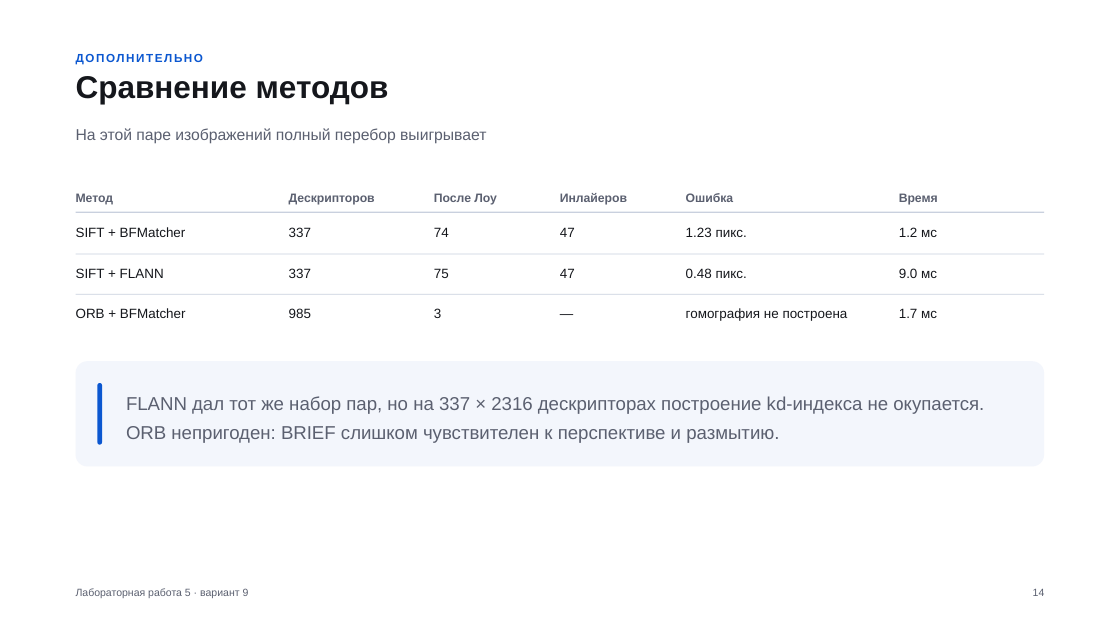
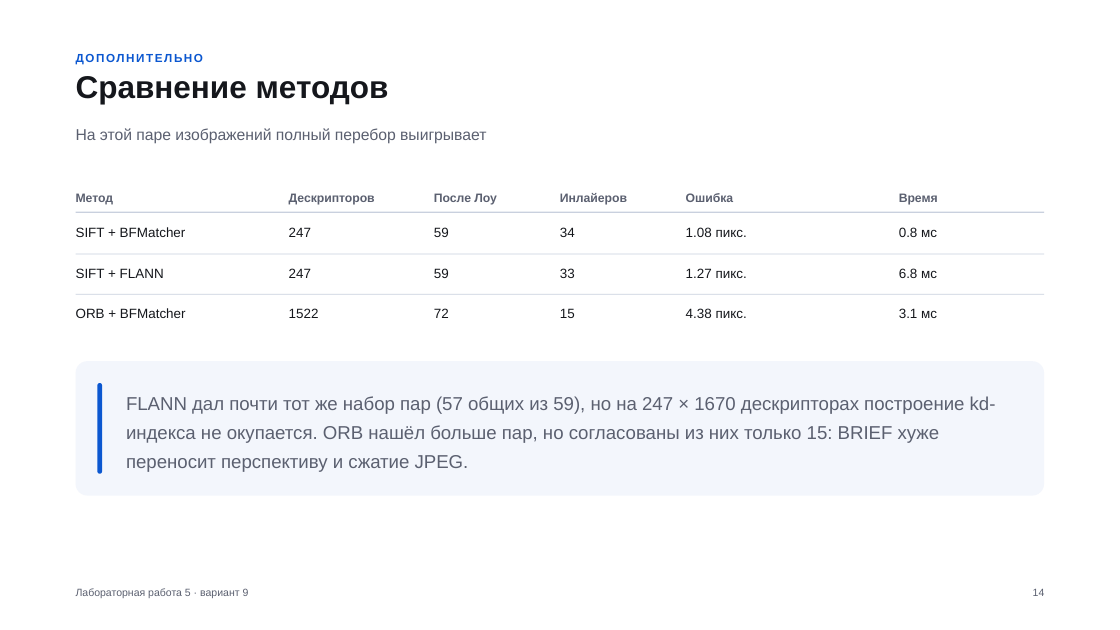
Before and after one commit to stepanshepilov/TSU_CV, a slide deck: slide 14 of lab5/Лабораторная_5_вариант_9.pptx. Drawn at 1120x630 pixels with LibreOffice and Linux fonts; fonts in the diff are those of the drawing. Boxes give left, top, right and bottom in pixels: in the first picture for what was removed or moved away, otherwise in the second. Text is boxed around its words. In the diff, an @@ line names an element or a change of style, - is before the commit and + after.

```diff
--- a/lab5/Лабораторная_5_вариант_9.pptx
+++ b/lab5/Лабораторная_5_вариант_9.pptx
@@ text at (289, 227, 311, 237): text changed @@
-337
+247
@@ text at (434, 227, 449, 237): text changed @@
-74
+59
@@ text at (560, 227, 575, 237): text changed @@
-47
+34
@@ text at (686, 227, 747, 237): text changed @@
-1.23 пикс.
+1.08 пикс.
@@ text at (899, 227, 937, 237): text changed @@
-1.2 мс
+0.8 мс
@@ text at (289, 268, 311, 278): text changed @@
-337
+247
@@ text at (434, 268, 449, 278): text changed @@
-75
+59
@@ text at (560, 268, 575, 278): text changed @@
-47
+33
@@ text at (686, 268, 747, 278): text changed @@
-0.48 пикс.
+1.27 пикс.
@@ text at (899, 268, 937, 278): text changed @@
-9.0 мс
+6.8 мс
@@ text at (289, 308, 319, 318): text changed @@
-985
+1522
@@ text at (434, 308, 449, 318): text changed @@
-3
+72
@@ text at (560, 308, 575, 318): text changed @@
-—
+15
@@ text at (686, 308, 747, 318): text changed @@
-гомография не построена
+4.38 пикс.
@@ text at (899, 308, 937, 318): text changed @@
-1.7 мс
+3.1 мс
@@ rounded rectangle: place and size @@
-rounded rectangle at (76, 361, 1044, 466)
+rounded rectangle at (76, 361, 1044, 496)
@@ rounded rectangle at (76, 361, 1044, 496): proportions changed @@
@@ rounded rectangle: place and size @@
-rounded rectangle at (97, 383, 103, 444)
+rounded rectangle at (97, 383, 103, 474)
@@ text at (126, 396, 996, 472): text changed @@
-FLANN дал тот же набор пар, но на 337 × 2316 дескрипторах построение kd-индекса не окупается. ORB непригоден: BRIEF слишком чувствителен к перспективе и размытию.
+FLANN дал почти тот же набор пар (57 общих из 59), но на 247 × 1670 дескрипторах построение kd-индекса не окупается. ORB нашёл больше пар, но согласованы из них только 15: BRIEF хуже переносит перспективу и сжатие JPEG.
```
Also in this commit, not shown: 13 other slides changed, 2 slides added, 2 slides removed, 28 other files.
